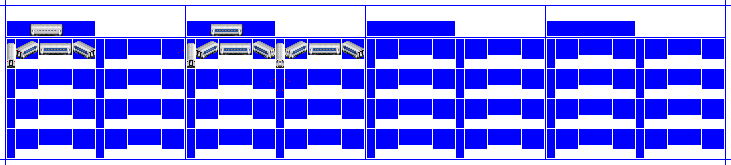
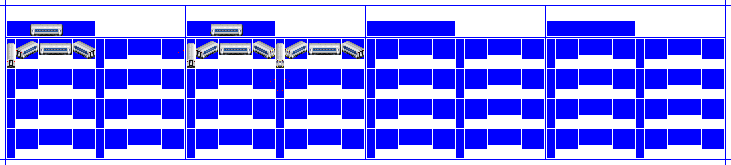
Revision of a layered 731 x 165 image; what changed, layer by layer:
painted on "CC1 copy" over (35, 29, 58, 32)
